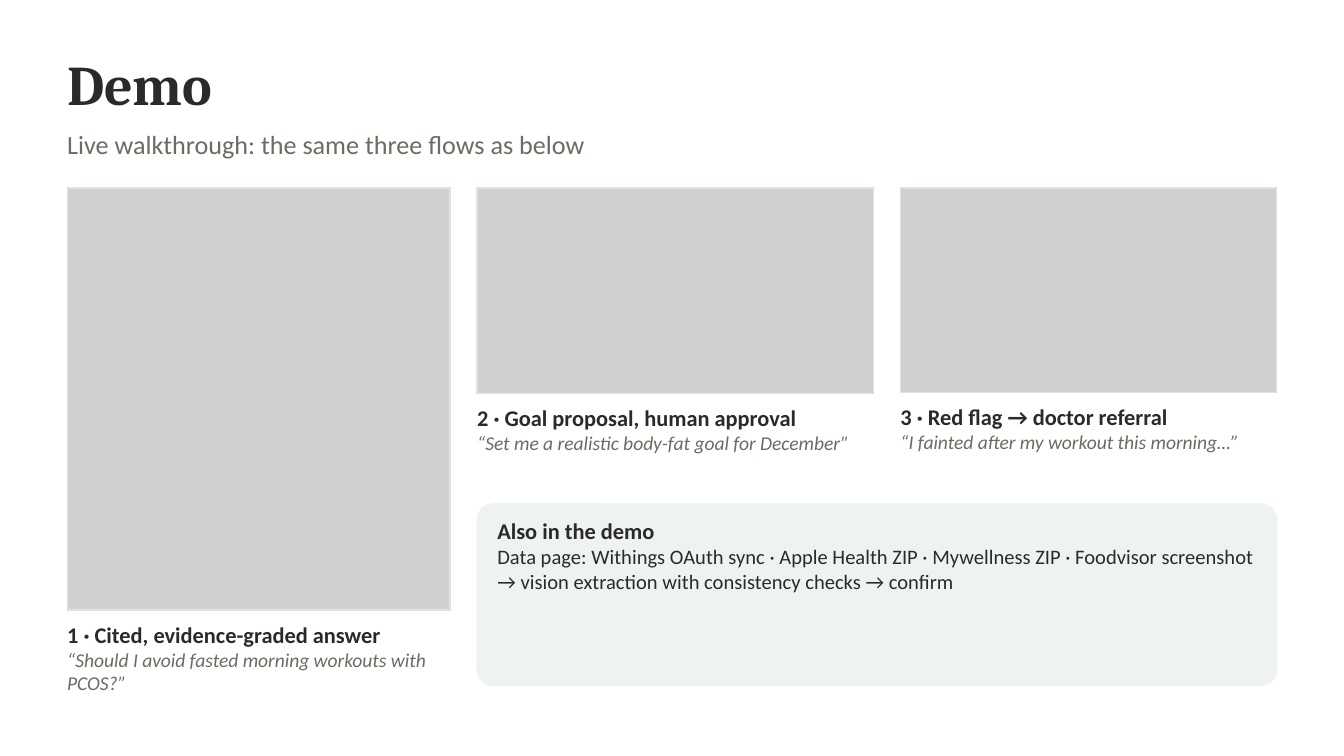
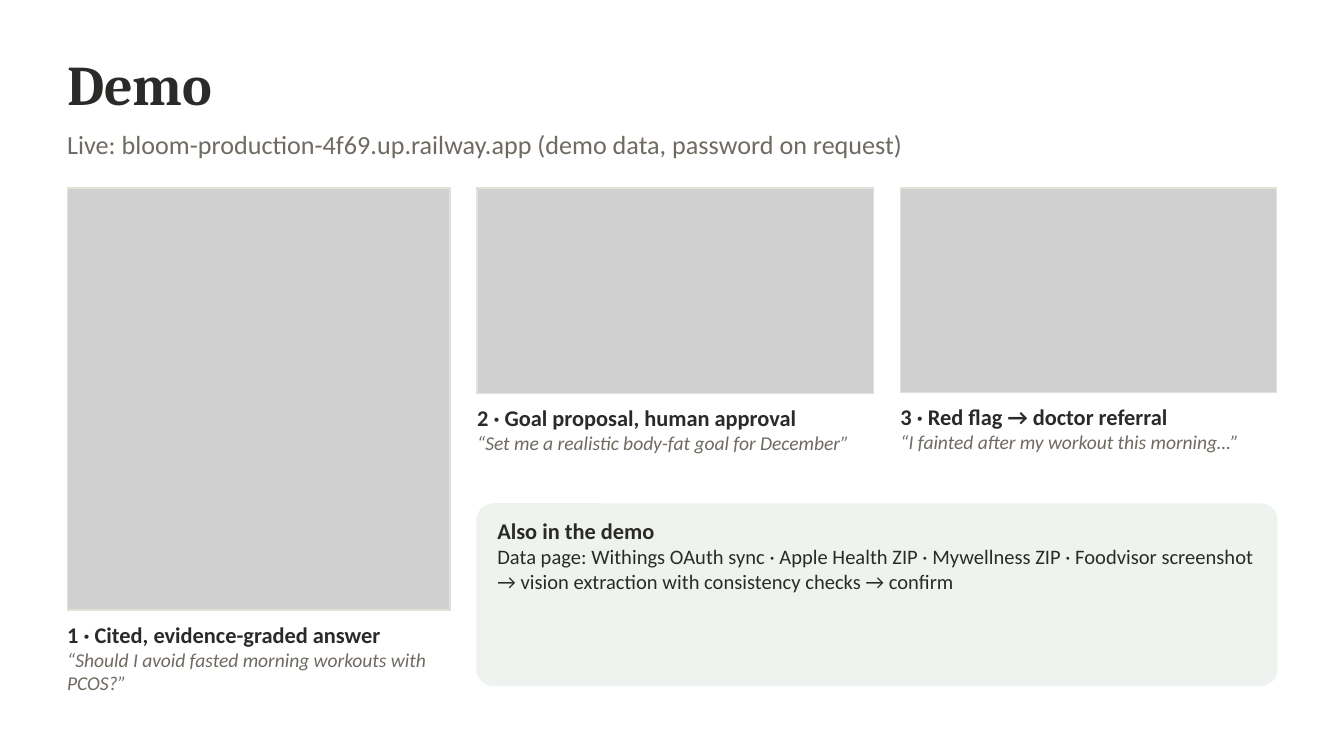
Before and after one commit to damilya/bloom, a slide deck: slide 5 of docs/deck/Bloom_final_presentation.pptx. Drawn at 1344x756 pixels with LibreOffice and Linux fonts; fonts in the diff are those of the drawing; grey boxes stand for pictures. Boxes give left, top, right and bottom in pixels: in the first picture for what was removed or moved away, otherwise in the second. Text is boxed around its words. In the diff, an @@ line names an element or a change of style, - is before the commit and + after.

```diff
--- a/docs/deck/Bloom_final_presentation.pptx
+++ b/docs/deck/Bloom_final_presentation.pptx
@@ text at box(67, 135, 902, 158): text changed @@
-Live walkthrough: the same three flows as below
+Live: bloom-production-4f69.up.railway.app (demo data, password on request)
```
Also in this commit, not shown: 3 other slides changed, 1 slide added, 5 other files.
